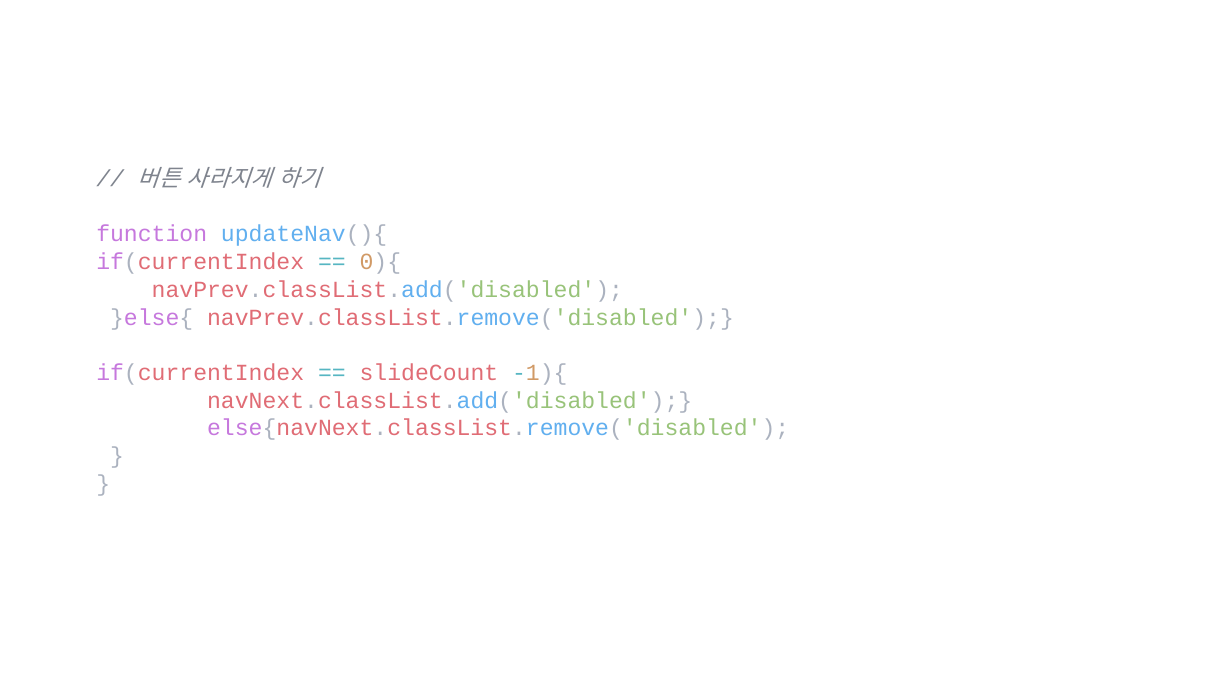
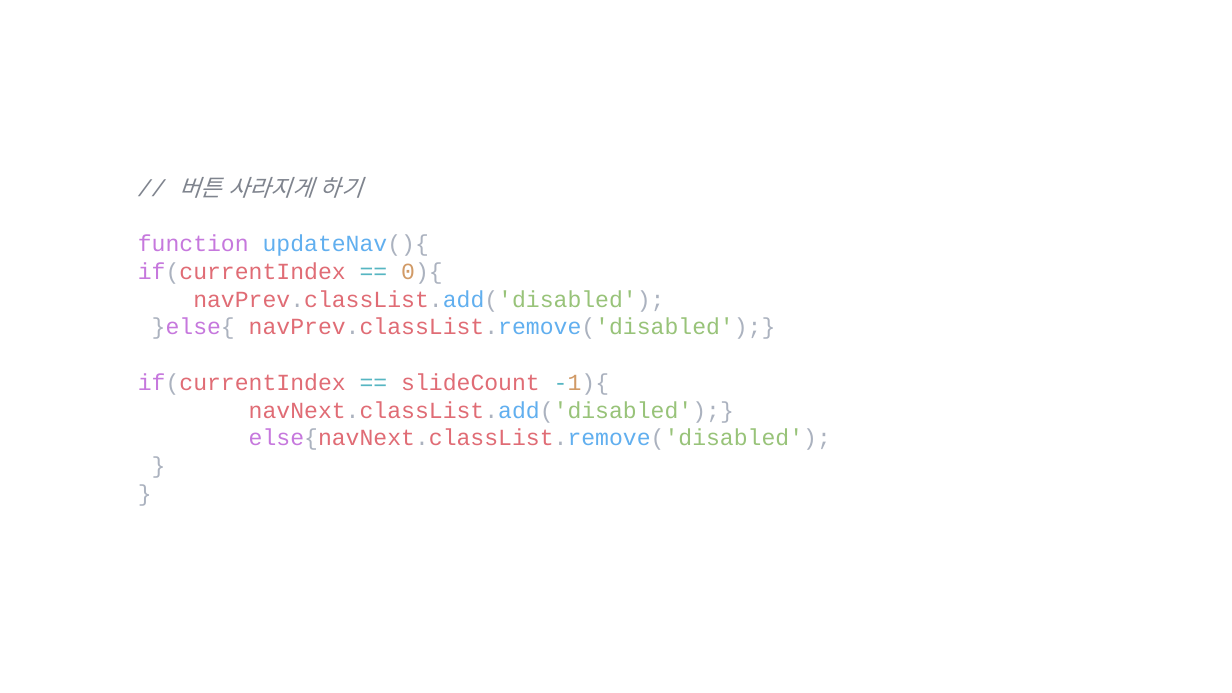
Before and after one commit to lsh58/Javascript, a slide deck: slide 7 of study/ex03_제작/추가내용.pptx. Drawn at 1232x693 pixels with LibreOffice and Linux fonts; fonts in the diff are those of the drawing. Boxes give left, top, right and bottom in pixels: in the first picture for what was removed or moved away, otherwise in the second. Text is boxed around its words. In the diff, an @@ line names an element or a change of style, - is before the commit and + after.

```diff
--- a/study/ex03_제작/추가내용.pptx
+++ b/study/ex03_제작/추가내용.pptx
@@ text "// 버튼 사라지게 하기": place and size @@
-text "// 버튼 사라지게 하기" at <box>96,167,789,440</box>
+text "// 버튼 사라지게 하기" at <box>138,177,831,450</box>
```
Also in this commit, not shown: 4 other slides changed, 1 slide added, 1 slide removed, 2 other files.
